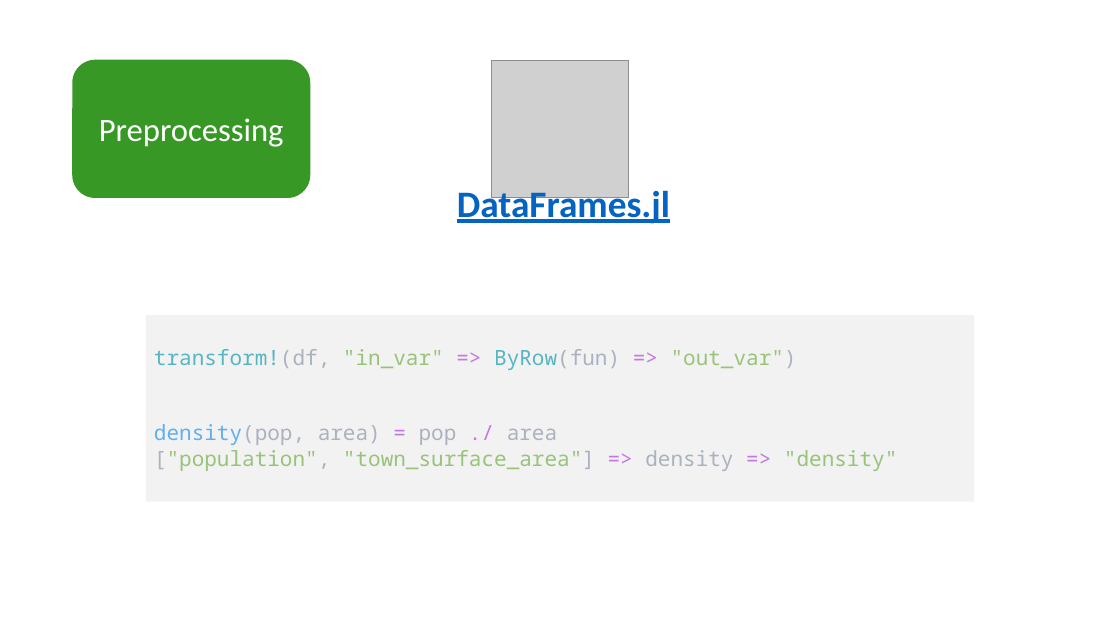
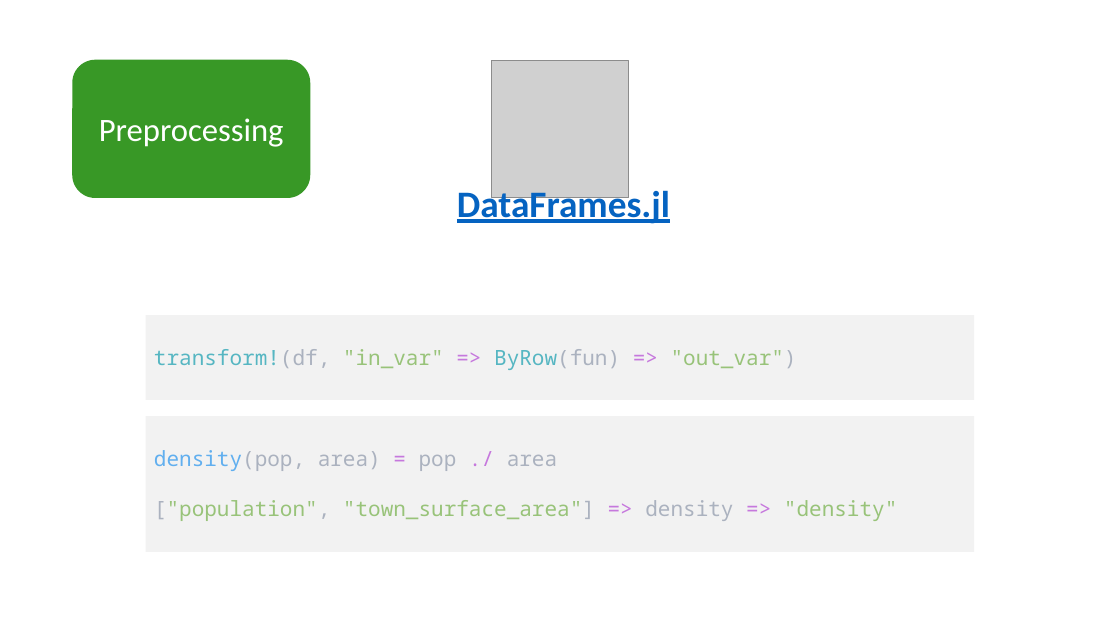
Before and after one commit to JuliaComputing/ScoringEngineDemo.jl, a slide deck: slide 5 of webinar-2022-02-15.pptx (slide 4 before the commit). Drawn at 1120x630 pixels with LibreOffice and Linux fonts; fonts in the diff are those of the drawing; grey boxes stand for pictures. Boxes give left, top, right and bottom in pixels: in the first picture for what was removed or moved away, otherwise in the second. Text is boxed around its words. In the diff, an @@ line names an element or a change of style, - is before the commit and + after.

```diff
--- a/webinar-2022-02-15.pptx
+++ b/webinar-2022-02-15.pptx
@@ rectangle "transform!(df, "in_var" => ByRow(fun) => ...": place and size @@
-rectangle "transform!(df, "in_var" => ByRow(fun) => ..." at box(146, 315, 975, 502)
+rectangle "transform!(df, "in_var" => ByRow(fun) => ..." at box(146, 315, 975, 400)
@@ rectangle added at box(146, 416, 975, 552), fill #F2F2F2, 18 pt, text #98C379 @@
+density(pop, area) = pop ./ area
+["population", "town_surface_area"] => density => "density"
@@ text in rectangle at box(154, 424, 897, 471): paragraphs removed @@
-density(pop, area) = pop ./ area
-["population", "town_surface_area"] => density => "density"
```
Also in this commit, not shown: 4 other slides changed, 5 slides added, 1 slide removed, 1 other file.
